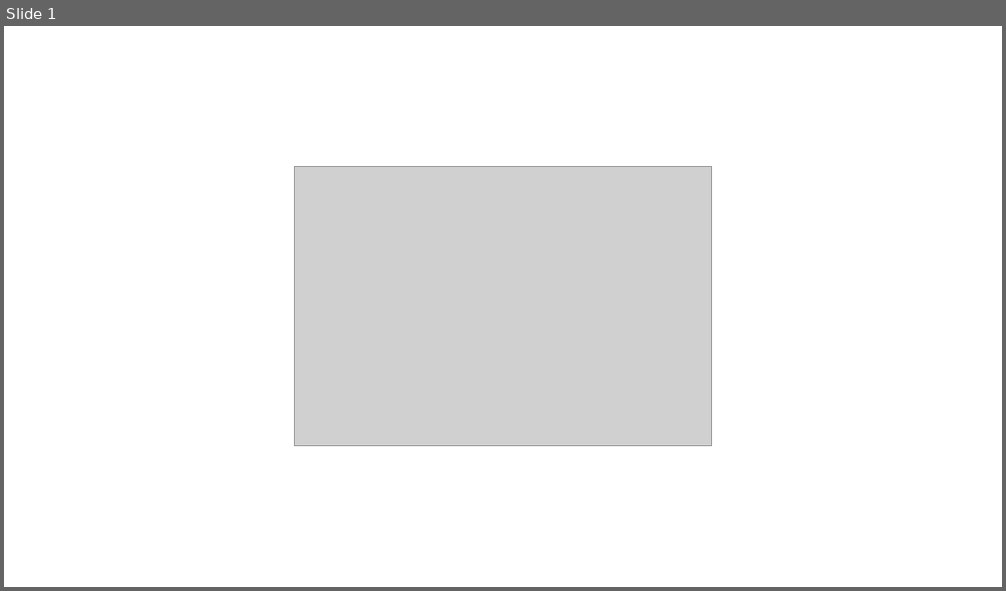
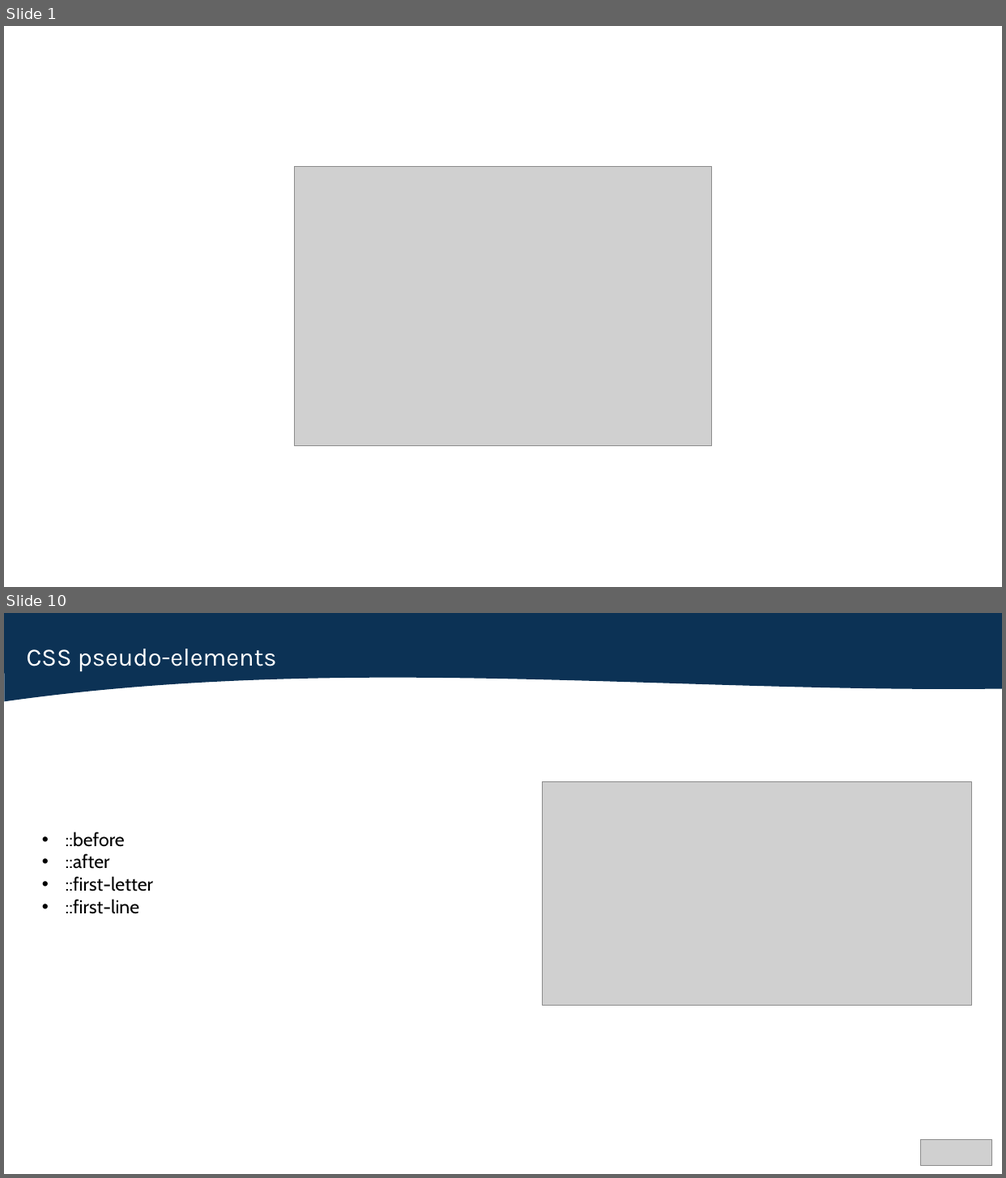
Before and after one commit to Luca-Linh/Odoo-Project, a slide deck: FE_Lesson/Lesson-1.pptx. Shown one above the other, each under a label of ours: slide 1 before the commit, slides 1 and 10 after it; the slides between them are not shown. The pictures are 1006x591 and 1006x1178 pixels, drawn with LibreOffice and Linux fonts; fonts in the diff are those of the drawing; grey boxes stand for pictures. Boxes give left, top, right and bottom in pixels: in the first picture for what was removed or moved away, otherwise in the second. Text is boxed around its words. In the diff, an @@ line names an element or a change of style, - is before the commit and + after.

```diff
--- a/FE_Lesson/Lesson-1.pptx
+++ b/FE_Lesson/Lesson-1.pptx
@@ slide 10 added at (x1=4, y1=613, x2=1002, y2=1174), background #FFFFFF @@
@@ freeform shape added at (x1=4, y1=613, x2=1002, y2=701), fill #0C3255 @@
@@ text added at (x1=27, y1=649, x2=277, y2=672), 24 pt, text #FFFFFF @@
+CSS pseudo-elements
@@ picture added at (x1=543, y1=781, x2=971, y2=1006) @@
@@ text added at (x1=66, y1=832, x2=153, y2=914), 18 pt, text #000000 @@
+• ::before
+• ::after
+• ::first-letter
+• ::first-line
@@ picture added at (x1=921, y1=1140, x2=992, y2=1165) @@
```
Also in this commit, not shown: 2 slides changed, 11 other slides added.
